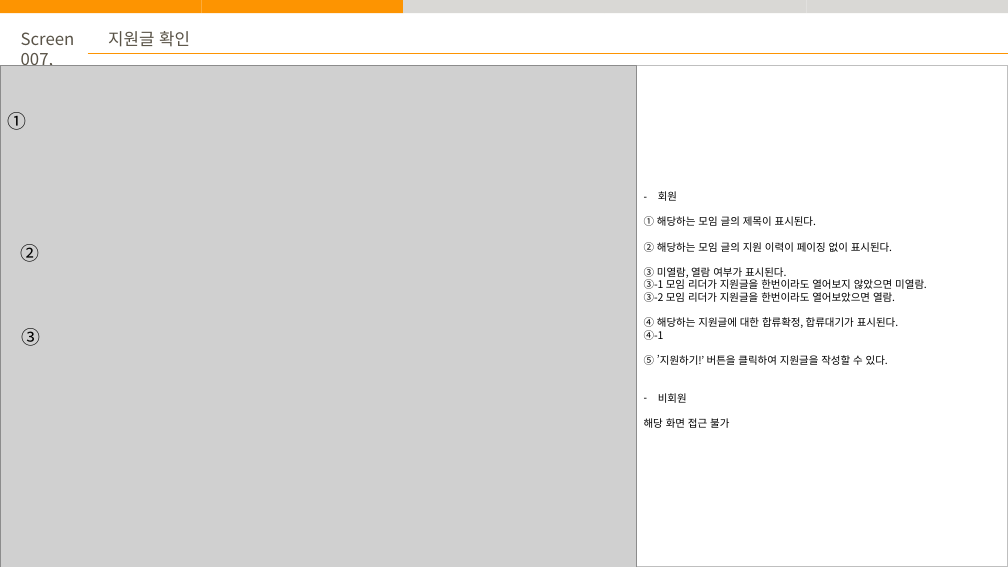
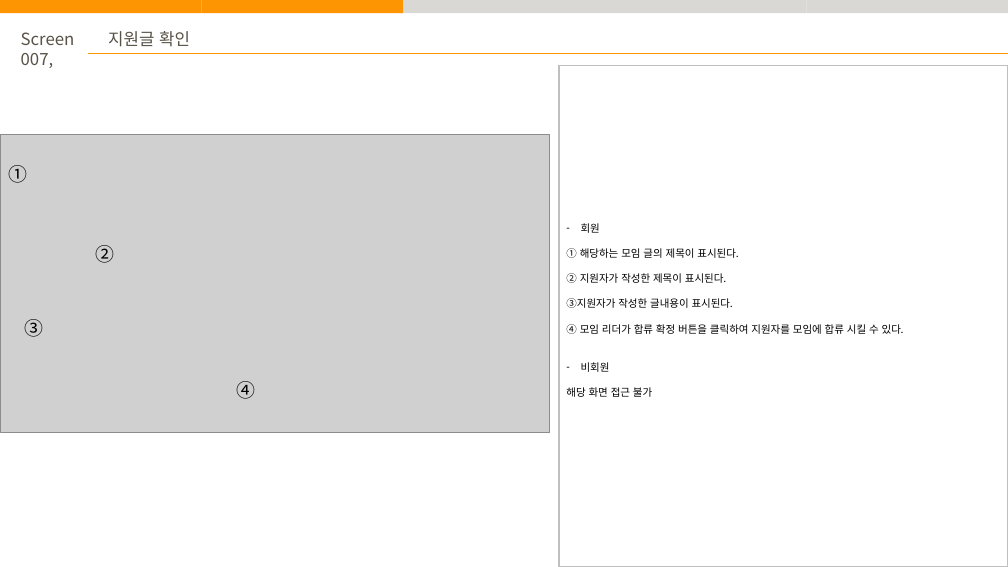
Before and after one commit to ywc-412/stumo_web, a slide deck: slide 9 of doc/1. 화면정의서/STUMO_화면정의서.pptx. Drawn at 1008x567 pixels with LibreOffice and Linux fonts; fonts in the diff are those of the drawing; grey boxes stand for pictures. Boxes give left, top, right and bottom in pixels: in the first picture for what was removed or moved away, otherwise in the second. Text is boxed around its words. In the diff, an @@ line names an element or a change of style, - is before the commit and + after.

```diff
--- a/doc/1. 화면정의서/STUMO_화면정의서.pptx
+++ b/doc/1. 화면정의서/STUMO_화면정의서.pptx
@@ rectangle "회원": place and size @@
-rectangle "회원" at (637,66,1008,567)
+rectangle "회원" at (559,66,1008,567)
@@ picture: place and size @@
-picture at (0,66,637,567)
+picture at (1,135,550,433)
@@ text "①": place and size @@
-text "①" at (7,112,26,130)
+text "①" at (8,165,27,183)
@@ text "②": place and size @@
-text "②" at (21,244,40,262)
+text "②" at (95,245,114,263)
@@ text in rectangle at (566,273,904,334): text changed @@
-② 해당하는 모임 글의 지원 이력이 페이징 없이 표시된다.
-③ 미열람, 열람 여부가 표시된다.
-③-1 모임 리더가 지원글을 한번이라도 열어보지 않았으면 미열람.
-③-2 모임 리더가 지원글을 한번이라도 열어보았으면 열람.
-④ 해당하는 지원글에 대한 합류확정, 합류대기가 표시된다.
-④-1
-⑤ ’지원하기!’ 버튼을 클릭하여 지원글을 작성할 수 있다.
+② 지원자가 작성한 제목이 표시된다.
+③지원자가 작성한 글내용이 표시된다.
+④ 모임 리더가 합류 확정 버튼을 클릭하여 지원자를 모임에 합류 시킬 수 있다.
@@ text "③": place and size @@
-text "③" at (22,328,41,346)
+text "③" at (25,319,44,337)
@@ text added at (236,381,255,399), 18 pt, text #000000 @@
+④
```
Also in this commit, not shown: 1 slide added, 2 other files.
